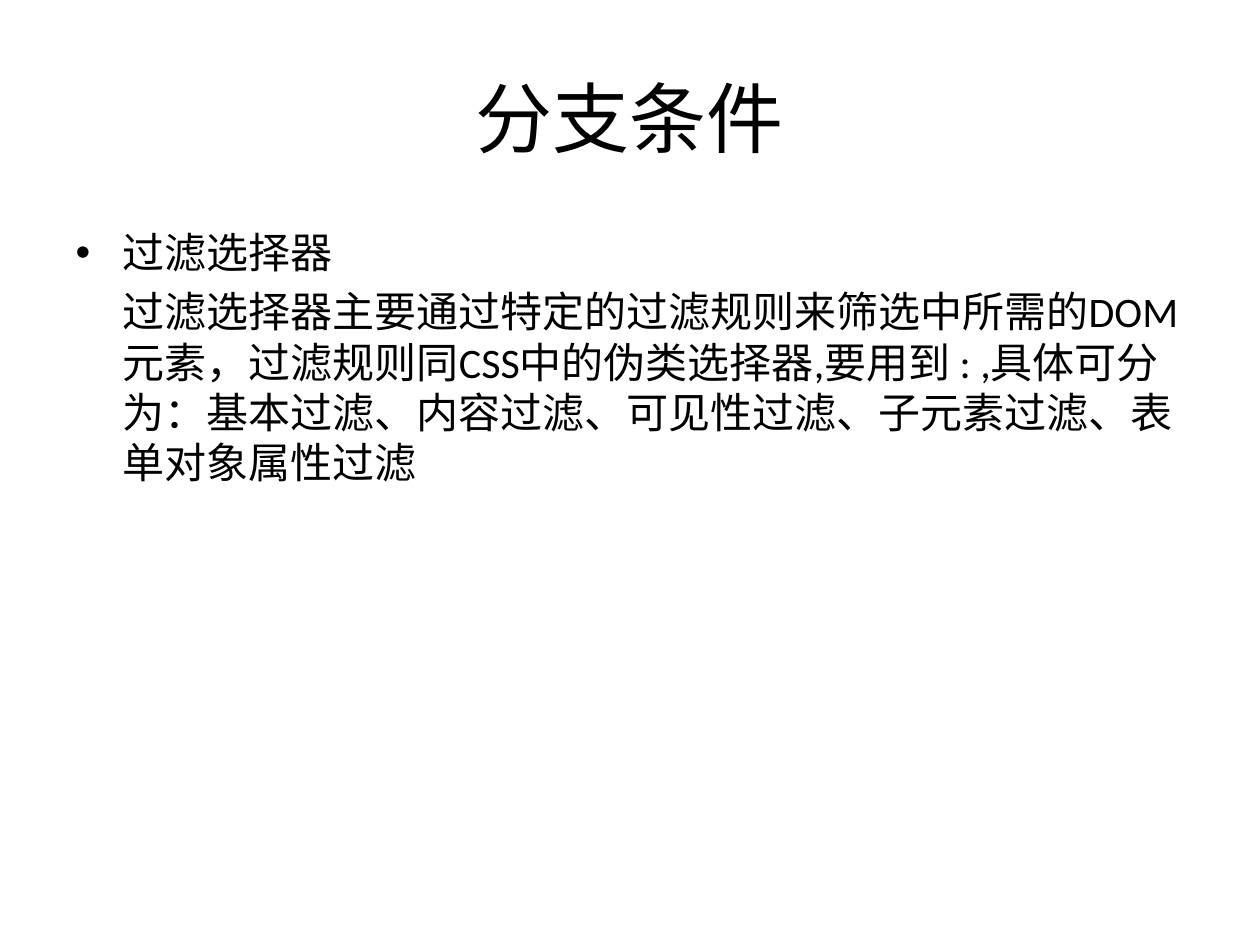
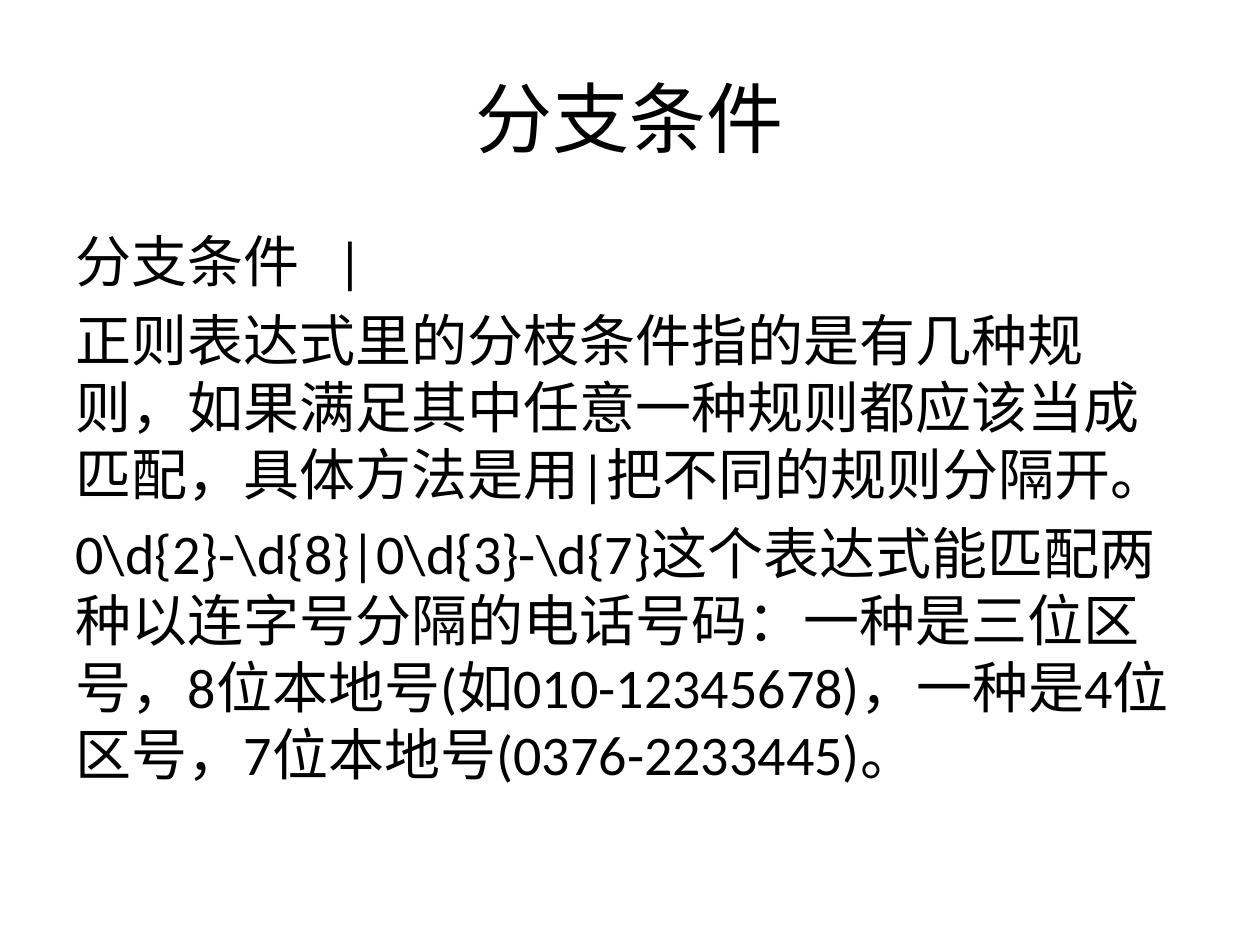
Before and after one commit to mazheng367/Regular-Expression, a slide deck: slide 11 of PPT/正则表达式.pptx. Drawn at 1260x945 pixels with LibreOffice and Linux fonts; fonts in the diff are those of the drawing; background and template pictures are left out. Boxes give left, top, right and bottom in pixels: in the first picture for what was removed or moved away, otherwise in the second. Text is boxed around its words. In the diff, an @@ line names an element or a change of style, - is before the commit and + after.

Commit message:
ver2

```diff
--- a/PPT/正则表达式.pptx
+++ b/PPT/正则表达式.pptx
@@ text at <box>76,235,1169,783</box>: text changed; size 24 to 32 pt @@
-• 过滤选择器
-过滤选择器主要通过特定的过滤规则来筛选中所需的DOM元素，过滤规则同CSS中的伪类选择器,要用到 : ,具体可分为：基本过滤、内容过滤、可见性过滤、子元素过滤、表单对象属性过滤
+分支条件 |
+正则表达式里的分枝条件指的是有几种规则，如果满足其中任意一种规则都应该当成匹配，具体方法是用|把不同的规则分隔开。
+0\d{2}-\d{8}|0\d{3}-\d{7}这个表达式能匹配两种以连字号分隔的电话号码：一种是三位区号，8位本地号(如010-12345678)，一种是4位区号，7位本地号(0376-2233445)。
```
Also in this commit, not shown: 2 other slides changed.
